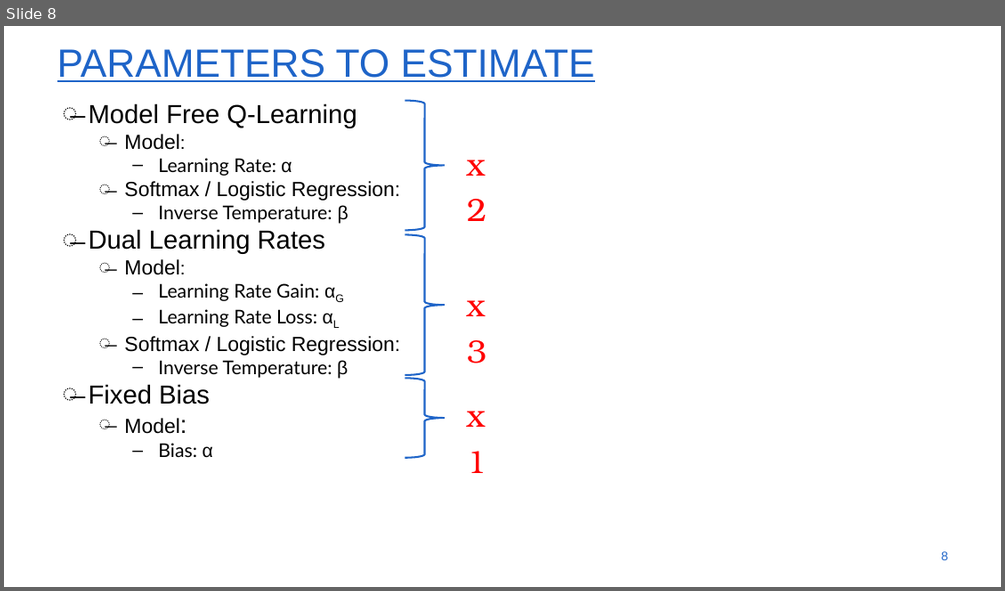
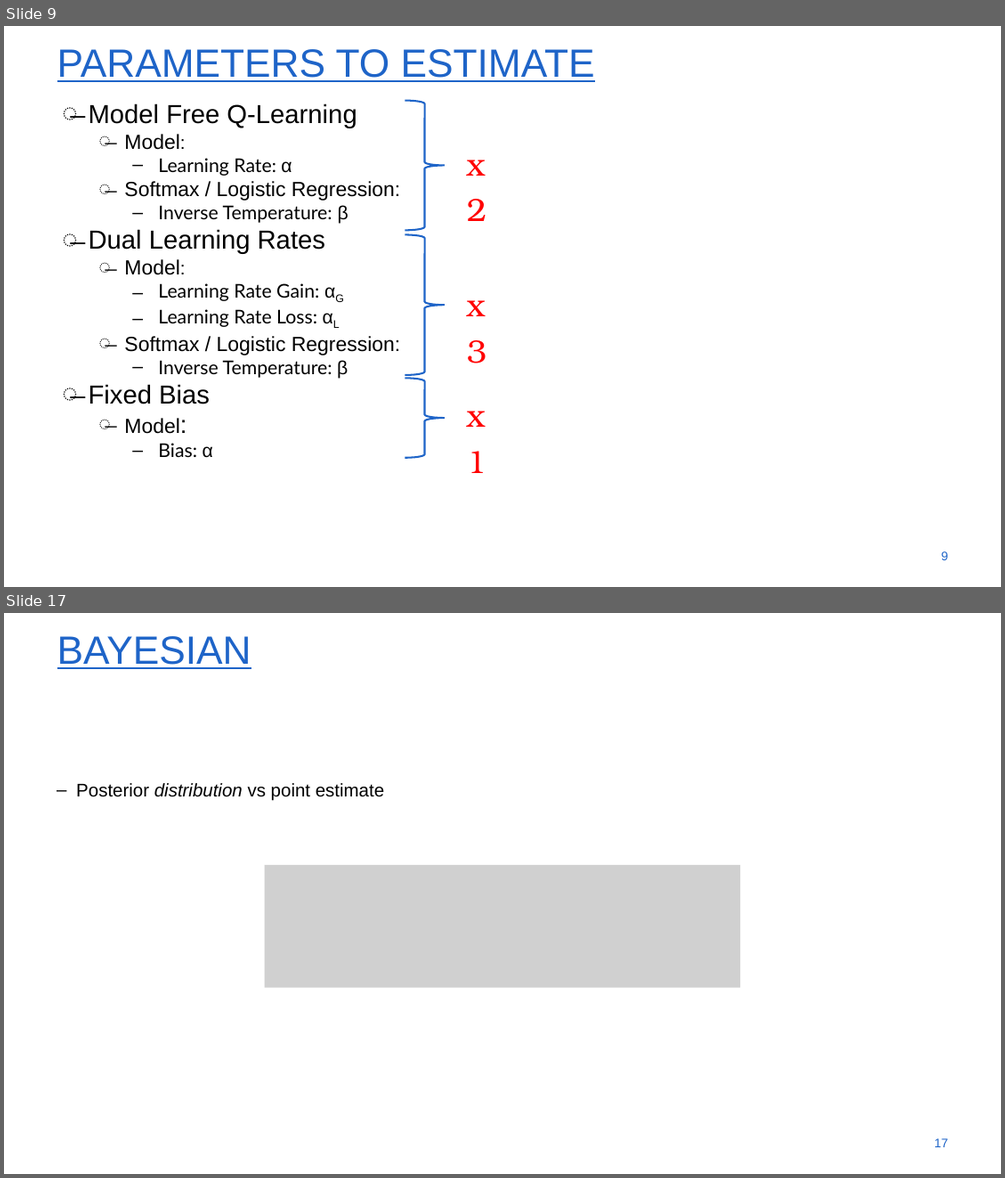
Before and after one commit to SvenWientjes/ModularGraphs-RL, a slide deck: Docs/Hierarchical cognitive modeling and model comparison.pptx. Shown one above the other, each under a label of ours: slide 8 before the commit, slides 9 and 17 after it; the slides between them are not shown. The pictures are 1005x591 and 1005x1178 pixels, drawn with LibreOffice and Linux fonts; fonts in the diff are those of the drawing; grey boxes stand for pictures; background and template pictures are left out. Boxes give left, top, right and bottom in pixels: in the first picture for what was removed or moved away, otherwise in the second. Text is boxed around its words. In the diff, an @@ line names an element or a change of style, - is before the commit and + after.

```diff
--- a/Docs/Hierarchical cognitive modeling and model comparison.pptx
+++ b/Docs/Hierarchical cognitive modeling and model comparison.pptx
@@ slide 17 added at bbox=[4, 613, 1001, 1174], background #FFFFFF @@
@@ title added at bbox=[57, 636, 251, 669], 54 pt, text #1E64C8, underline @@
+BAYESIAN
@@ text added at bbox=[76, 783, 384, 801], 25 pt, text #000000 @@
+‒ Posterior distribution vs point estimate
@@ picture added at bbox=[265, 865, 741, 988] @@
@@ page number added at bbox=[934, 1138, 948, 1147], 17.1 pt, text #1E64C8 @@
+17
@@ what was slide 8 is now slide 9 @@
```
Also in this commit, not shown: 4 slides changed, 25 other slides added, 14 other files.
